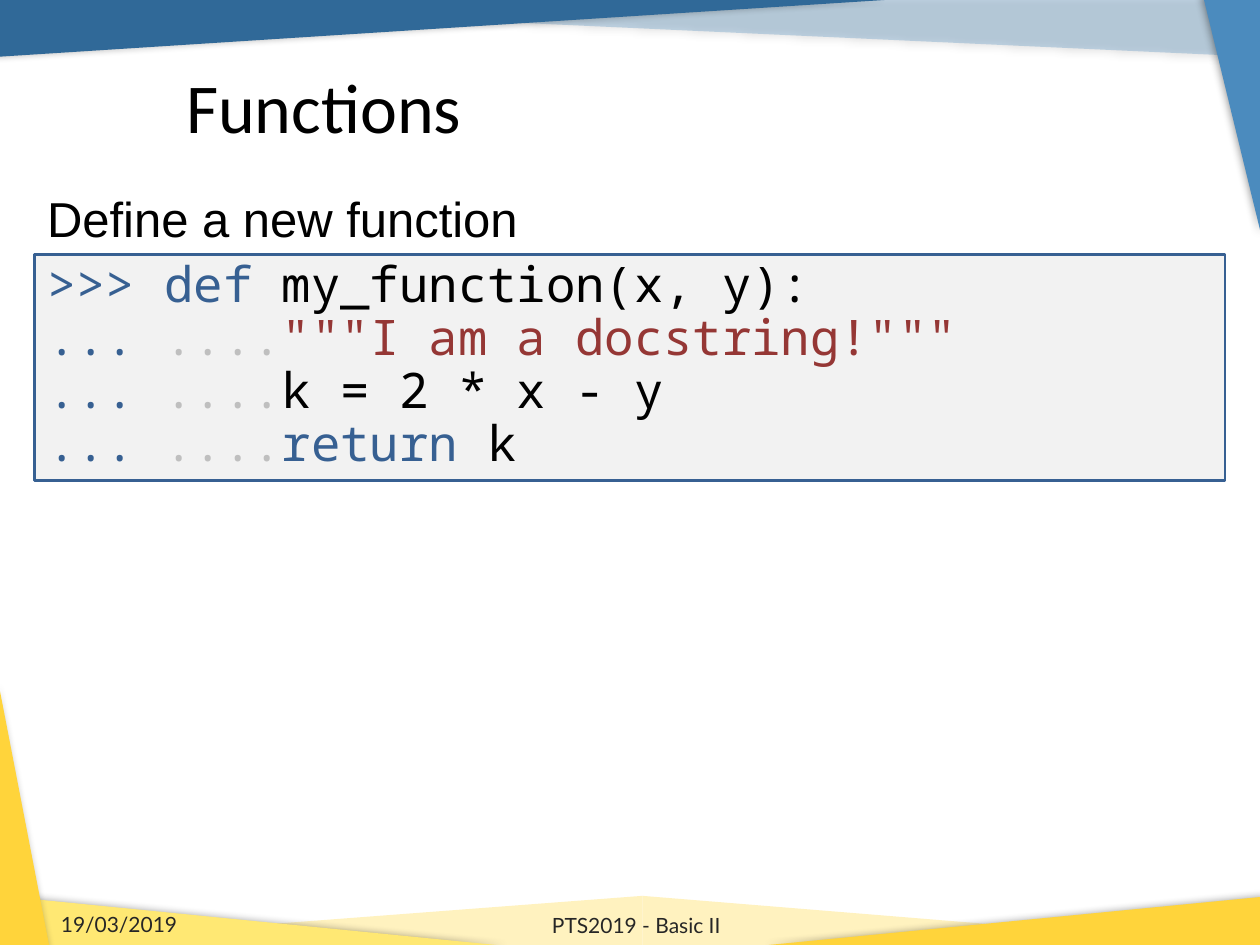
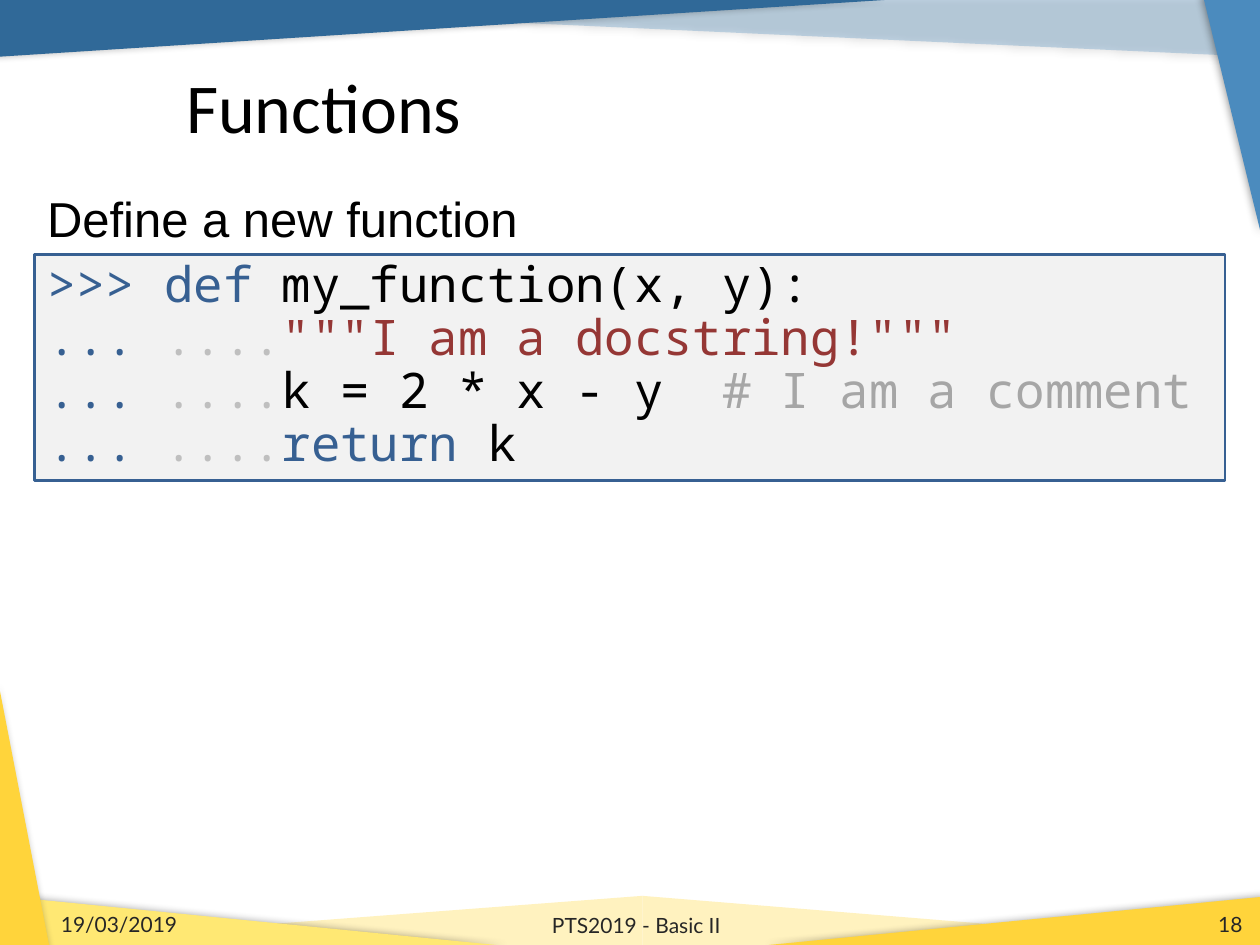
Before and after one commit to b1quint/Python-Tutorial-Series, a slide deck: slide 18 of Presentations/PTS2019_Basics_II.pptx. Drawn at 1260x945 pixels with LibreOffice and Linux fonts; fonts in the diff are those of the drawing; background and template pictures are left out. Boxes give left, top, right and bottom in pixels: in the first picture for what was removed or moved away, otherwise in the second. Text is boxed around its words. In the diff, an @@ line names an element or a change of style, - is before the commit and + after.

```diff
--- a/Presentations/PTS2019_Basics_II.pptx
+++ b/Presentations/PTS2019_Basics_II.pptx
@@ text in rectangle at (x1=165, y1=370, x2=1192, y2=420): text changed; text colour #000000 to #A6A6A6 @@
-... ....k = 2 * x - y
+... ....k = 2 * x - y # I am a comment
@@ page number added at (x1=1218, y1=917, x2=1242, y2=932), 12 pt, text #262626 @@
+18
```
Also in this commit, not shown: 43 other slides changed, 10 slides added, 1 other file.
